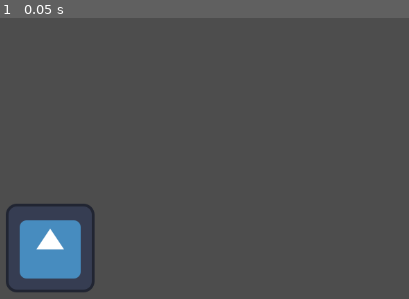
Above: before the commit, frame 1.
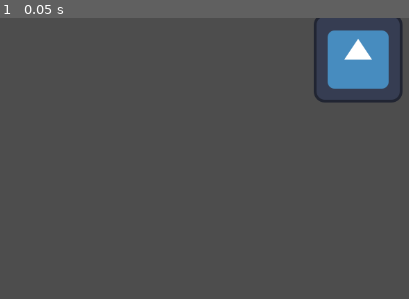
Above: after the commit, the same moment.

Repository: Anthycode/godot-game
Game: Godot game, scene res://personnage principal/character_body_2d.tscn
Same seed, same stepped clock (60 frames per second), same inputs: the game is played once before the commit and once after it. The project has no main scene, so this scene is started directly. The engine's default icon, where the game draws it, is replaced by a stand-in: a white triangle on a blue panel in a dark square.
Inputs:
- Up to frame 1 (0.05 s): no input

The runs differ from the first frame. In frame 1, 7.9% of the frame differs, in the area x 1-99%, y 0-98%.

Commit message:
position

Diff:
--- a/personnage principal/character_body_2d.tscn
+++ b/personnage principal/character_body_2d.tscn
@@ -6,7 +6,7 @@
 size = Vector2(125, 126)
 
 [node name="CharacterBody2D" type="CharacterBody2D"]
-position = Vector2(218, 332)
+position = Vector2(662, 58)
 metadata/_edit_group_ = true
 
 [node name="CollisionShape2D" type="CollisionShape2D" parent="."]
Not shown: 1 places in personnage principal/character_body_2d.tscn that only renumber resources
